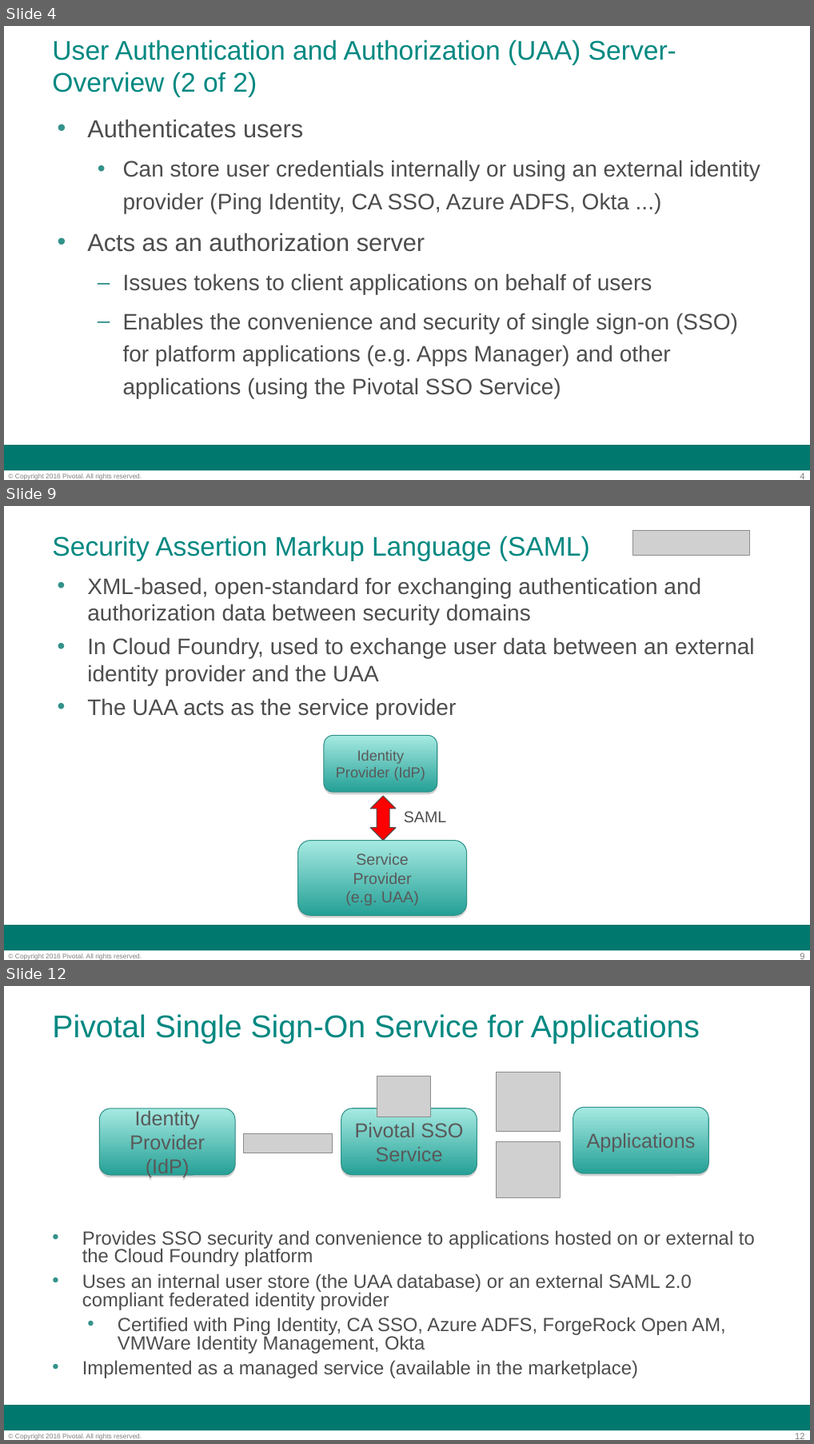
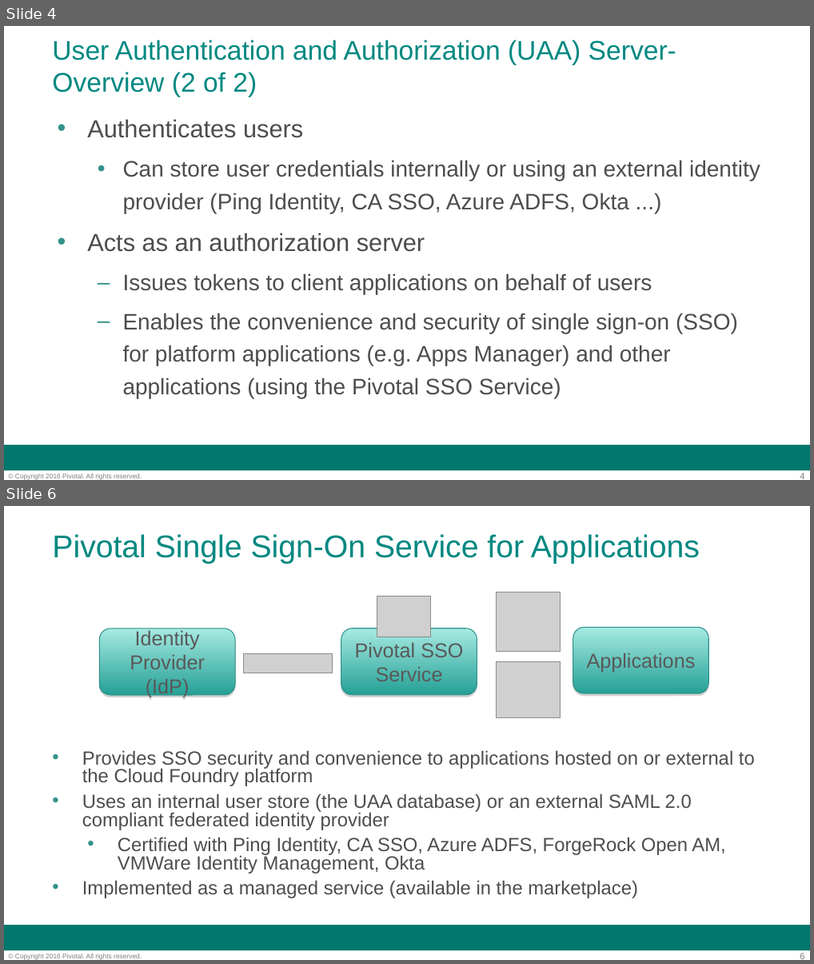
Before and after one commit to codehopper-uk/pcf-workshop, a slide deck: applications/slides/day-2/09.2-security-and-sso.ppt. Shown one above the other, each under a label of ours: slides 4, 9 and 12 before the commit, slides 4 and 6 after it; the slides between them are not shown. The pictures are 814x1444 and 814x964 pixels, drawn with LibreOffice and Linux fonts; fonts in the diff are those of the drawing; grey boxes stand for pictures; background and template pictures are left out. Boxes give left, top, right and bottom in pixels: in the first picture for what was removed or moved away, otherwise in the second. Text is boxed around its words. In the diff, an @@ line names an element or a change of style, - is before the commit and + after.

```diff
--- a/applications/slides/day-2/09.2-security-and-sso.ppt
+++ b/applications/slides/day-2/09.2-security-and-sso.ppt
@@ slide 9 removed at <box>4,506,810,960</box>, background #FFFFFF; not listed: 3 template elements that a slide beside it also shows @@
@@ title removed at <box>52,536,590,560</box> @@
-Security Assertion Markup Language (SAML)
@@ picture removed at <box>634,530,750,555</box> @@
@@ text removed at <box>87,577,755,719</box> @@
-• XML-based, open-standard for exchanging authentication and authorization data between security domains
-• In Cloud Foundry, used to exchange user data between an external identity provider and the UAA
-• The UAA acts as the service provider
@@ group removed at <box>298,735,467,915</box>: 2 rounded rectangles, 1 text, 1 left right arrow @@
-SAML
-Identity Provider (IdP)
-Service
-Provider
-(e.g. UAA)
@@ what was slide 12 is now slide 6 @@
@@ page number at <box>800,952,805,959</box>: text changed @@
-12
+6
```
Also in this commit, not shown: 2 slides changed, 5 other slides removed, 4 other files.
